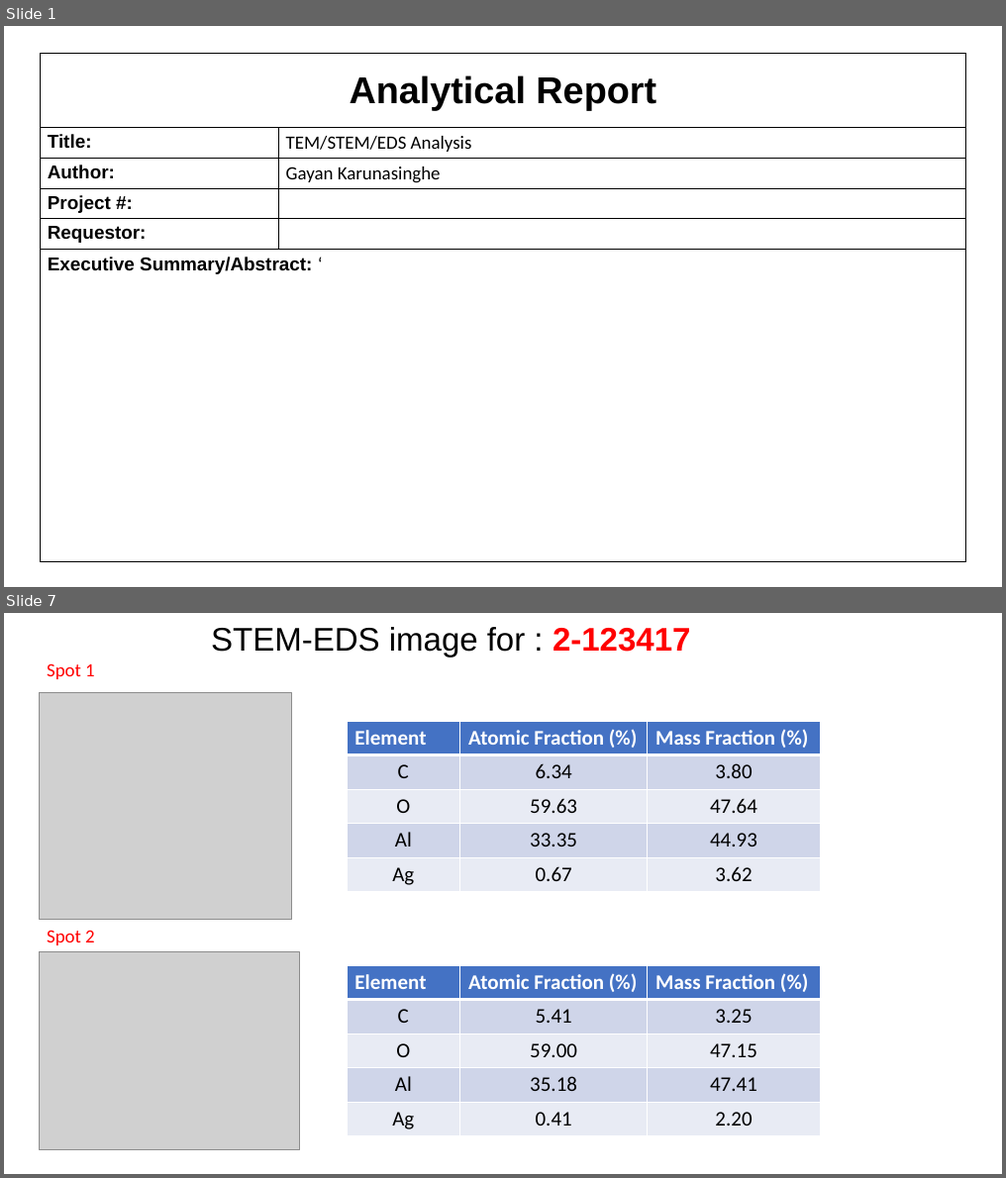
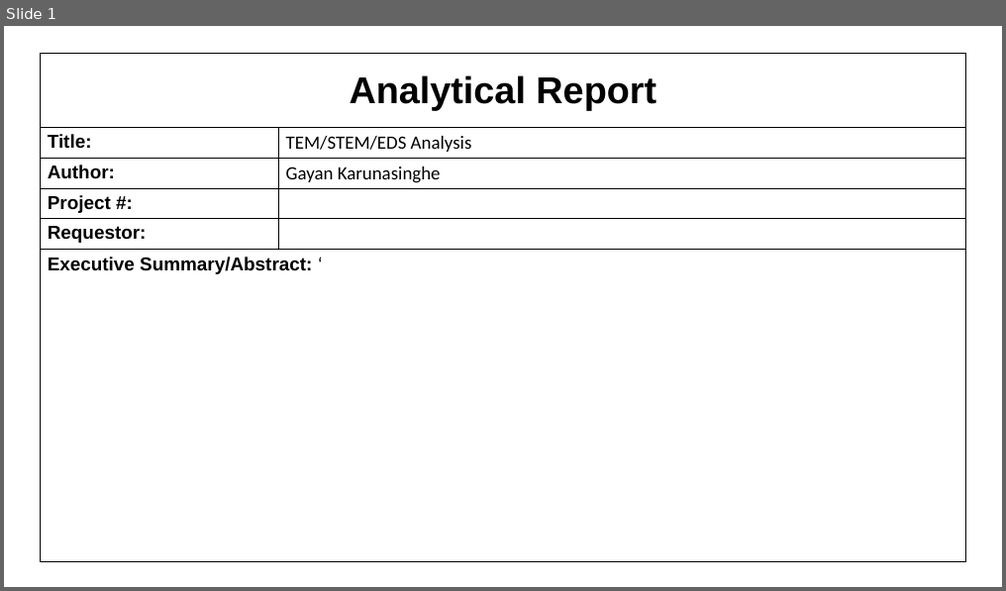
Before and after one commit to cvrl10/mini_project, a slide deck: 100040000/_100040000.pptx. Shown one above the other, each under a label of ours: slides 1 and 7 before the commit, slide 1 after it; the slides between them are not shown. The pictures are 1006x1178 and 1006x591 pixels, drawn with LibreOffice and Linux fonts; fonts in the diff are those of the drawing; grey boxes stand for pictures. Boxes give left, top, right and bottom in pixels: in the first picture for what was removed or moved away, otherwise in the second. Text is boxed around its words. In the diff, an @@ line names an element or a change of style, - is before the commit and + after.

```diff
--- a/100040000/_100040000.pptx
+++ b/100040000/_100040000.pptx
@@ slide 7 removed at (x1=4, y1=613, x2=1002, y2=1174), background #FFFFFF @@
@@ title removed at (x1=211, y1=627, x2=690, y2=657) @@
-STEM-EDS image for : 2-123417
@@ text removed at (x1=47, y1=663, x2=95, y2=679) @@
-Spot 1
@@ picture removed at (x1=40, y1=693, x2=291, y2=920) @@
@@ table removed at (x1=347, y1=721, x2=821, y2=891), 5 rows, 3 columns @@
-Element | Atomic Fraction (%) | Mass Fraction (%)
-C | 6.34 | 3.80
-O | 59.63 | 47.64
-Al | 33.35 | 44.93
-Ag | 0.67 | 3.62
@@ text removed at (x1=47, y1=930, x2=95, y2=946) @@
-Spot 2
@@ picture removed at (x1=40, y1=952, x2=300, y2=1150) @@
@@ table removed at (x1=347, y1=965, x2=821, y2=1137), 5 rows, 3 columns @@
-Element | Atomic Fraction (%) | Mass Fraction (%)
-C | 5.41 | 3.25
-O | 59.00 | 47.15
-Al | 35.18 | 47.41
-Ag | 0.41 | 2.20
```
Also in this commit, not shown: 4 slides changed, 1 slide added, 5 other slides removed, 11 other files.
